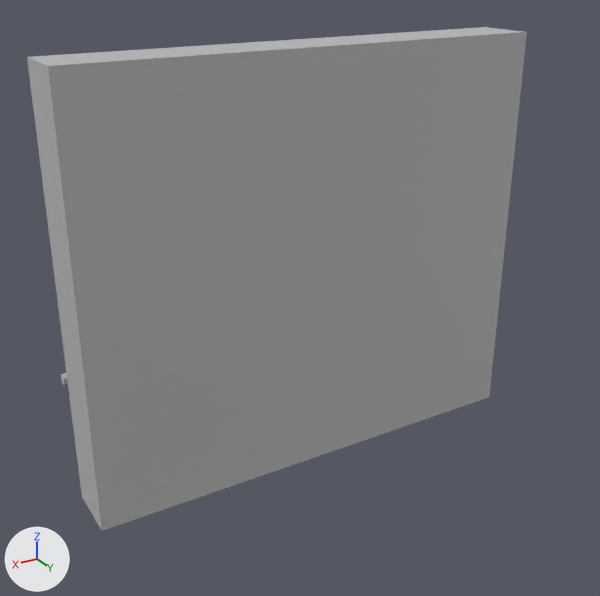
A saved change to the FBX model SteamedJams/Assets/Art/Walls/Walls_Rails_Mid_MESH.fbx.
Rendered twice from a 50 mm camera at (3.38, 5.51, 4.2) aimed at (0.16, 0.15, 1.52). The axes (+X, +Y, +Z) are drawn at lower left. The lights are the same throughout. Where no turn or scale is listed for an object, it has been applied to the vertices.

Names of what the first picture shows: 'Walls_Rails_M'.
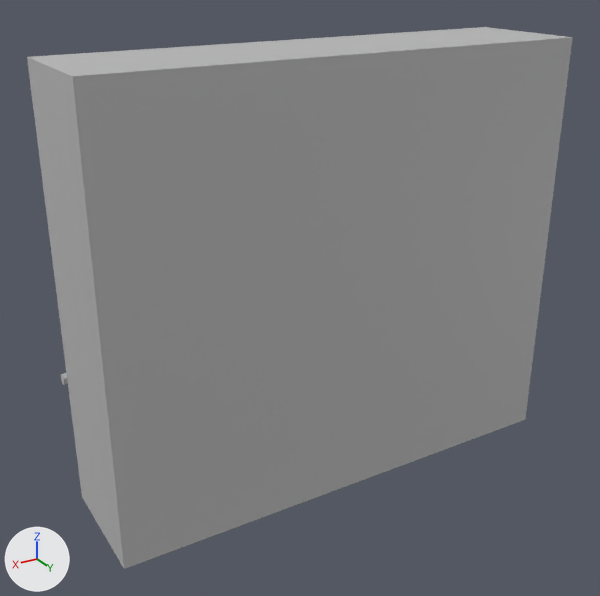
The newer file is also turned or shifted as a whole; pictures and numbers use the older file's frame.

Boxes [x1, y1, x2, y2] around the edits, measured in the pictures (600 x 596 px):
```json
{"object": "Walls_Rails_M", "change": "reshaped", "before": [27, 27, 527, 531], "after": [27, 27, 573, 569], "on screen": "9% wider, 8% taller"}
```

Scene script edits in JSON lines:
```json
{"block": "me_mesh", "where": "me_mesh.from_pydata(...)  # 46 vertices, 35 faces; spans x -2.01..2.0, y -0.49..0.25, z 0.0..3.5"}
{"block": "me_mesh", "where": "# used by ob_walls_rails_m; location = (0.01, 0.0, 0.0)"}
{"block": "me_mesh", "where": "# before: 42 (-2.0, 0.25, 3.5) at pixel (526, 31), 43 (2.0, 0.25, 3.5) at pixel (47, 65), 44 (-2.0, 0.25, 0.0) at pixel (489, 397), 45 (2.0, 0.25, 0.0) at pixel (101, 530)"}
{"block": "me_mesh", "change": "me_mesh part 1"}
{"op": "add", "block": "me_mesh", "code": "for i in [*range(42, 46)]: me_mesh.vertices[i].co += Vector((0.0, 0.5, 0.0))"}
```
